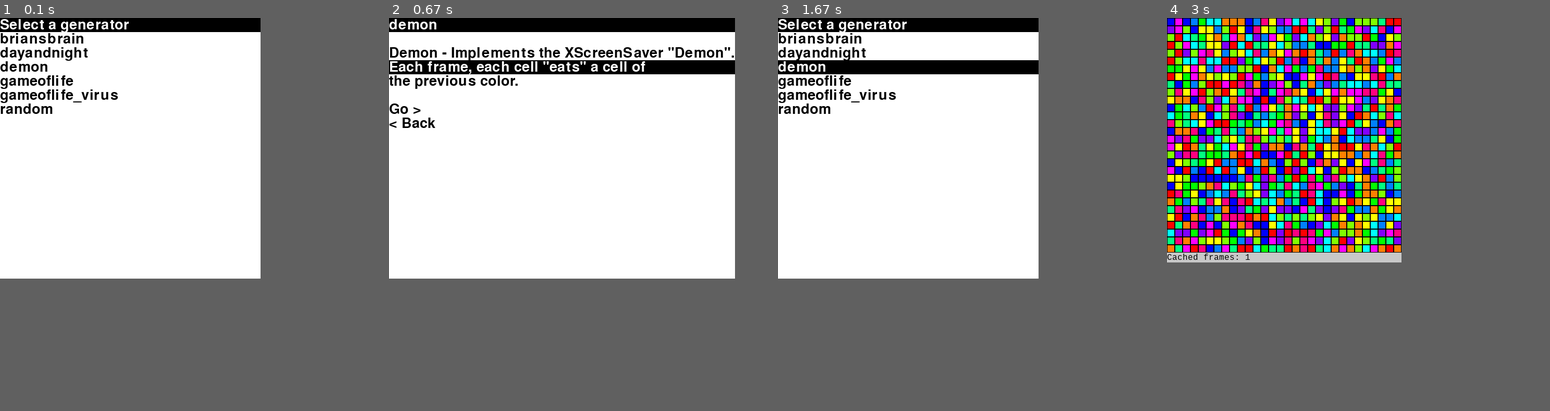
Above: before the commit, frames 1-4 (left to right).
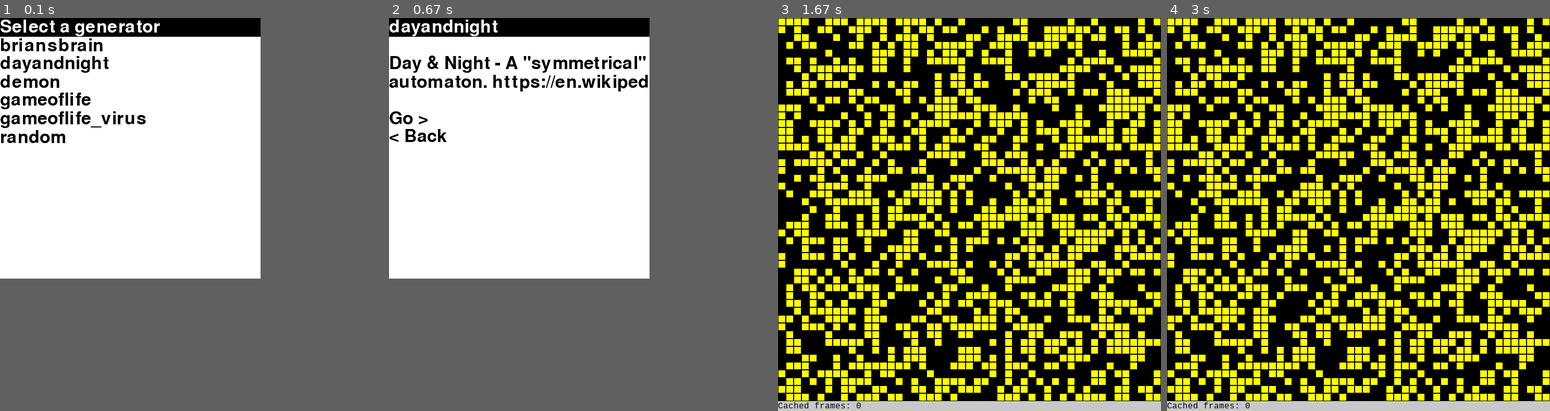
Above: after the commit, the same moments.

Repository: sillypantscoder/pygame_gameoflife
Game: pygame game, started from main.py
Same seed, same stepped clock (60 frames per second), same inputs: the game is played once before the commit and once after it.
Inputs (mouse positions are in pixels of both pictures, inside the frame that each line leads up to):
- Up to frame 1 (0.1 s): no input
- Up to frame 2 (0.67 s): press the mouse at (519, 120) at 0.37 s; move the mouse to (546, 92) at 0.47 s; release the mouse at (576, 69) at 0.6 s
- Up to frame 3 (1.67 s): press the mouse at (908, 25) at 0.7 s; move the mouse to (866, 41) at 0.8 s; release the mouse at (820, 57) at 0.93 s; click (961, 112) at 1.05 s; press the mouse at (961, 112) at 1.37 s; move the mouse to (904, 92) at 1.47 s; release the mouse at (843, 69) at 1.6 s
- Up to frame 4 (3 s): press the mouse at (1350, 112) at 1.7 s; move the mouse to (1327, 92) at 1.8 s; release the mouse at (1304, 69) at 1.93 s; press the mouse at (1350, 112) at 2.03 s; move the mouse to (1389, 108) at 2.13 s; release the mouse at (1427, 104) at 2.27 s; press the mouse at (1350, 112) at 2.37 s; move the mouse to (1408, 183) at 2.47 s; release the mouse at (1461, 257) at 2.6 s; press the mouse at (1350, 112) at 2.7 s; move the mouse to (1285, 143) at 2.8 s; release the mouse at (1216, 175) at 2.93 s
In frame 2 the window is 664x500 before the commit and 500x500 after it. Grey fills any space a smaller window leaves; there, only what the larger window draws over its background counts as a difference.

The runs differ from the first frame. In frame 1, 4.7% of the frame differs, in the area x 0-69%, y 0-32%; in frame 2, 7.3%; in frame 3, 63%, in the area x 0-100%, y 0-100%; in frame 4, 52%.

Commit message:
Imported UI script

Diff:
--- a/main.py
+++ b/main.py
@@ -2,7 +2,7 @@
 import random
 import threading
 import importlib
-import selector
+import ui
 import os
 
 gen = []
@@ -23,15 +23,13 @@
 
 def selectgenerator():
 	while True:
-		g = selector.selector("Select a generator", gen)
+		g = ui.menu("Select a generator", gen)
 		if g == -1: exit()
 		g = gen[g]
 		details = getDetails(g)
-		confirm = selector.selector(g, ["", *details.split("\n"), "", "Go >", "< Back"]) == len(details.split("\n")) + 2
+		#confirm = ui.listmenu(g, ["", *details.split("\n"), "", "Go >", "< Back"]) == len(details.split("\n")) + 2
+		confirm = ui.listmenu(lambda x: [ui.Header(g), ui.Text(""), *[ui.Text(t) for t in details.split("\n")], ui.Text(""), ui.Button("Go >").addclick(lambda: x(True)), ui.Button("< Back").addclick(lambda: x(False))])
 		if confirm: return g
-
-v = importlib.import_module("generators." + selectgenerator())
-COLORS, STATES, RANDSTATES = v.COLORS, v.STATES, v.RANDSTATES
 
 class Cell:
 	exists: bool = True
@@ -158,9 +156,13 @@
 FONTHEIGHT = FONT.render("0", True, BLACK).get_height()
 
 CELLSIZE = 15
-BOARDSIZE = (30, 30)
+BOARDSIZE = (49, 49)
 def insideBoard(x: int, y: int) -> bool: return x >= 0 and x < BOARDSIZE[0] and y >= 0 and y < BOARDSIZE[1]
 SCREENSIZE = [BOARDSIZE[0] * CELLSIZE, (BOARDSIZE[1] * CELLSIZE) + FONTHEIGHT]
+screen = pygame.display.set_mode((500, 500), pygame.RESIZABLE)
+ui.init(screen, pygame.font.SysFont(pygame.font.get_default_font(), 50))
+v = importlib.import_module("generators." + selectgenerator())
+COLORS, STATES, RANDSTATES = v.COLORS, v.STATES, v.RANDSTATES
 screen = pygame.display.set_mode(SCREENSIZE, pygame.RESIZABLE)
 BOARD = [[Cell() for x in range(BOARDSIZE[0])] for y in range(BOARDSIZE[1])]
 BOARDCACHES = []
--- a/selector.py
+++ /dev/null
@@ -1,50 +0,0 @@
-import pygame
-import math
-
-pygame.font.init()
-
-FONT = pygame.font.SysFont(pygame.font.get_default_font(), 40)
-FONTHEIGHT = FONT.render("0", True, (0, 0, 0)).get_height()
-BLACK = (0, 0, 0)
-WHITE = (255, 255, 255)
-
-def selector(header, items: list):
-	global screen
-	scrn_height = 500
-	scrn_width = 500
-	if FONTHEIGHT * (len(items) + 1) > 500:
-		scrn_height = FONTHEIGHT * (len(items) + 1)
-	for i in items:
-		w = FONT.render(i, True, BLACK)
-		if w.get_width() > scrn_width:
-			scrn_width = w.get_width()
-	screen = pygame.display.set_mode([scrn_width, scrn_height], pygame.RESIZABLE)
-	running = True
-	c = pygame.time.Clock()
-	while running:
-		pos = pygame.mouse.get_pos()
-		screen.fill(WHITE)
-		# Header
-		pygame.draw.rect(screen, BLACK, pygame.Rect(0, 0, scrn_width, FONTHEIGHT))
-		w = FONT.render(header, True, WHITE)
-		screen.blit(w, (0, 0))
-		# Items
-		h = 0
-		for i in items:
-			h += FONTHEIGHT
-			w = FONT.render(i, True, BLACK)
-			if math.floor(pos[1] / FONTHEIGHT) * FONTHEIGHT == h:
-				w = FONT.render(i, True, WHITE)
-				pygame.draw.rect(screen, BLACK, pygame.Rect(0, h, scrn_width, FONTHEIGHT))
-			screen.blit(w, (0, h))
-		# Events
-		for event in pygame.event.get():
-				if event.type == pygame.QUIT:
-					return -1
-					# User clicked close button
-				if event.type == pygame.MOUSEBUTTONUP:
-					pos = pygame.mouse.get_pos()
-					if pos[1] - FONTHEIGHT < len(items) * FONTHEIGHT:
-						return math.floor((pos[1] - FONTHEIGHT) / FONTHEIGHT)
-		c.tick(60)
-		pygame.display.flip()
--- /dev/null
+++ b/ui.py
@@ -0,0 +1,145 @@
+import pygame
+import typing
+
+settings = {}
+
+def init(screen, font):
+	global settings
+	settings = {
+		"screen": screen,
+		"font": font
+	}
+
+WHITE = (255, 255, 255)
+BLACK = (0, 0, 0)
+
+class UIElement:
+	"""Base class for an element in a UI. Renders as a 1x1 black pixel."""
+	def __init__(self): pass
+	def render(self, mouse):
+		r = pygame.Surface((1, 1))
+		r.fill(BLACK)
+		return r
+	def handleclick(self): pass
+	def addclick(self, func): pass
+	def __repr__(self): return "UIElement"
+
+class Header(UIElement):
+	"""A header for a UI. Renders as a white text against a black background."""
+	def __init__(self, text):
+		self.text = text
+	def render(self, mouse):
+		retext = settings["font"].render(self.text, True, WHITE)
+		r = pygame.Surface((500, retext.get_height()))
+		r.fill(BLACK)
+		r.blit(retext, (0, 0))
+		return r
+	def __repr__(self): return f"UIElement (Header \"{self.text}\")"
+
+class Text(UIElement):
+	"""A text element. Renders as a white text against a black background. Cannot be clicked."""
+	def __init__(self, text):
+		self.text = text
+	def render(self, mouse):
+		retext = settings["font"].render(self.text, True, BLACK)
+		r = pygame.Surface((500, retext.get_height()))
+		r.fill(WHITE)
+		r.blit(retext, (0, 0))
+		return r
+	def __repr__(self): return f"UIElement (Text \"{self.text}\")"
+
+class Button(UIElement):
+	"""A button. Renders as a white text against a black background. Can be clicked. When hovered, the text turns white with a black background."""
+	def __init__(self, text):
+		self.text = text
+		self.clickevents = []
+	def render(self, mouse):
+		retext = settings["font"].render(self.text, True, (WHITE if mouse else BLACK))
+		r = pygame.Surface((500, retext.get_height()))
+		r.fill((BLACK if mouse else WHITE))
+		r.blit(retext, (0, 0))
+		return r
+	def addclick(self, handler):
+		self.clickevents.append(handler)
+		return self
+	def handleclick(self):
+		for handler in self.clickevents:
+			handler()
+	def __repr__(self): return f"UIElement (Button \"{self.text}\")"
+
+class UI:
+	"""A UI to be drawn to the screen. Contains a list of UIElements."""
+	def __init__(self):
+		self.items: list[UIElement] = []
+	def add(self, item: UIElement):
+		self.items.append(item)
+		return self
+	def render(self, mousepos, mouseclicked):
+		scrn_height = 560
+		scrn_width = 500
+		rendered_items = []
+		cum_y = 0
+		for item in self.items:
+			i = item.render(False)
+			if i.get_rect().move(0, cum_y).collidepoint(mousepos):
+				i = item.render(True)
+				if mouseclicked:
+					item.handleclick()
+			rendered_items.append(i)
+			if i.get_width() > scrn_width:
+				scrn_width = i.get_width()
+			cum_y += i.get_height()
+		ret = pygame.Surface((scrn_width, scrn_height))
+		ret.fill(WHITE)
+		cum_y = 0
+		for item in rendered_items:
+			ret.blit(item, (0, cum_y))
+			cum_y += item.get_height()
+		return ret
+	def __repr__(self): return f"UI [ {', '.join([str(i) for i in self.items])} ]"
+
+def render_ui(ui: UI):
+	"""Renders a UI to the screen."""
+	clicked = False
+	for event in pygame.event.get():
+		if event.type == pygame.QUIT:
+			pygame.quit(); exit()
+			# User clicked close button
+		if event.type == pygame.MOUSEBUTTONUP:
+			clicked = True
+	m = pygame.mouse.get_pos()
+	settings["screen"].blit(ui.render(m, clicked), (0, 0))
+	pygame.display.flip()
+
+def menu(header: str, items: "list[str]"):
+	"""Displays a menu with the given header and items. Returns the index of the selected item."""
+	ui = UI().add(Header(header))
+	for i in items:
+		ui.add(Button(i))
+	return uimenu(ui) - 1
+
+def listmenu(getitemcallback: "typing.Callable[[function], list[UIElement]]"):
+	"""Displays a UI, with options for each element to return a specific value."""
+	ui = UI() # Create the UI
+	finished = [False, None] # 1st item stops the mainloop, 2nd item stores the selected item
+	def finish(v):
+		finished[0] = True
+		finished[1] = v
+	index = 0
+	for item in getitemcallback(finish):
+		ui.add(item)
+		index += 1
+	while not finished[0]:
+		render_ui(ui)
+	return finished[1]
+
+def uimenu(ui: UI):
+	def getitemcallback(finish):
+		u: list[UIElement] = [i for i in ui.items] # Create the UI element list
+		getclickerfunc = lambda i: (lambda: finish(i))
+		index = 0
+		for item in u:
+			item.addclick(getclickerfunc(index))
+			index += 1
+		return u
+	return listmenu(getitemcallback)
